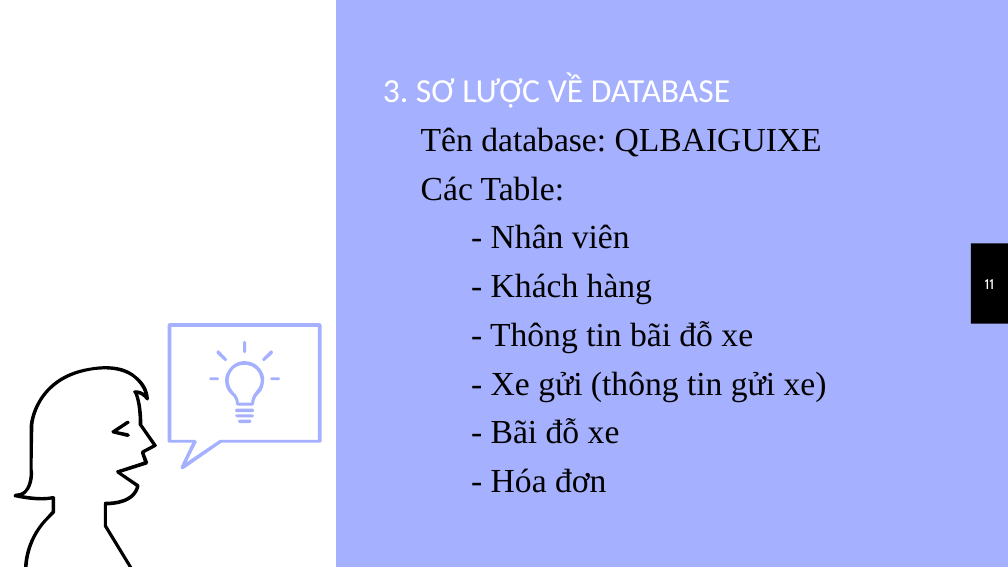
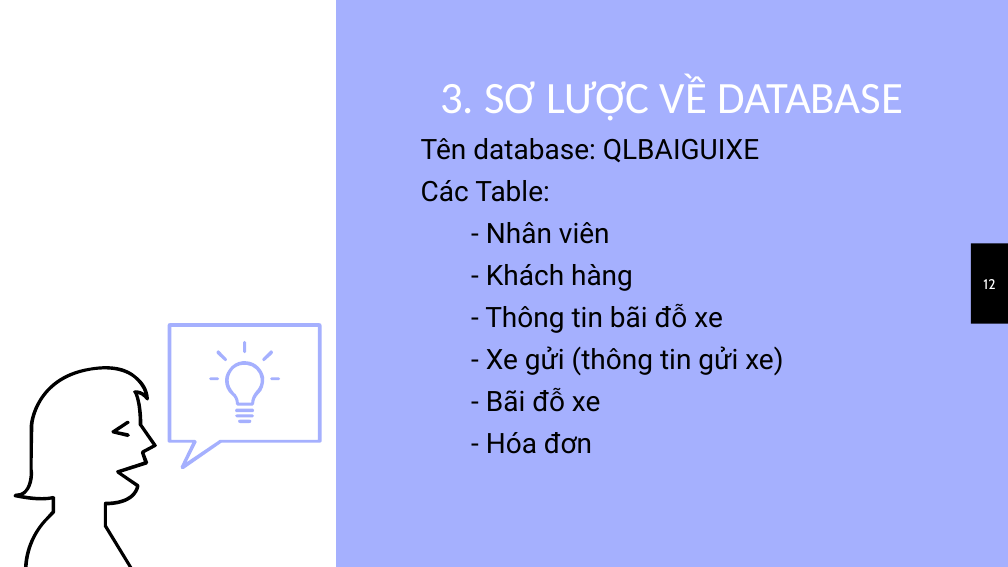
Before and after one commit to thuypt102/Practice-teamwork-01, a slide deck: slide 12 of Quản lý bãi đỗ xe.pptx (slide 11 before the commit). Drawn at 1008x567 pixels with LibreOffice and Linux fonts; fonts in the diff are those of the drawing. Boxes give left, top, right and bottom in pixels: in the first picture for what was removed or moved away, otherwise in the second. Text is boxed around its words. In the diff, an @@ line names an element or a change of style, - is before the commit and + after.

```diff
--- a/Quản lý bãi đỗ xe.pptx
+++ b/Quản lý bãi đỗ xe.pptx
@@ subtitle "3. SƠ LƯỢC VỀ DATABASE" at (421, 76, 903, 454): size 24 to 32 pt in "3. SƠ LƯỢC VỀ DATABASE"; size 24 to 20 pt, font Times New Roman to Roboto in "Tên database: QLBAIGUIXE", "Các Table:", "- Nhân viên", "- Khách hàng" and 4 more places; alignment left to centre @@
@@ page number at (983, 279, 995, 289): text changed @@
-11
+12
```
Also in this commit, not shown: 15 other slides changed, 6 slides added, 1 slide removed.
